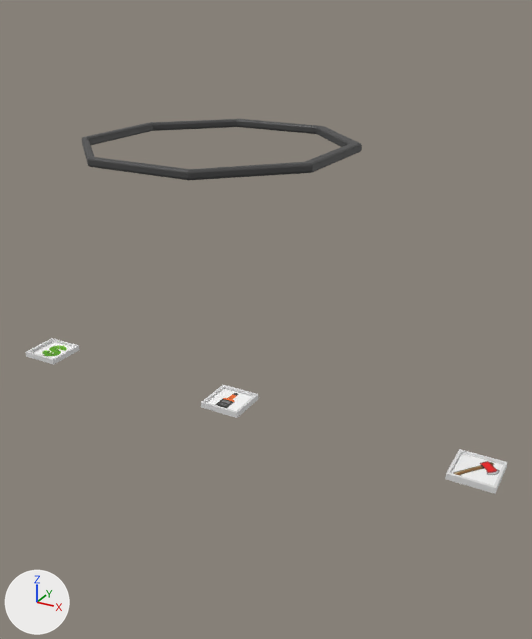
Before and after pictures for a commit that changed the COLLADA model sim_challenges/models/meshes/Myoctagon2.dae.
Rendered twice from a 50 mm lens placed at (6.49, 20.87, 4.45), pointed at (2.84, 27.5, 1.13). Every picture has the same lights, and +X, +Y and +Z are marked at lower left. Where no turn or scale is listed for an object, it has been applied to the vertices.

The older version as bpy lines, for what is in view:
```python
me_hacha = bpy.data.meshes.new('hacha')
me_hacha.from_pydata(...)  # 4 vertices, 2 faces; spans x -0.221..0.221, y -0.225..0.225, z 0.0
me_hacha.materials.append(mat_hacha)  # picture img_hacha_jpg
me_mesa = bpy.data.meshes.new('mesa')
me_mesa.from_pydata(...)  # 16 vertices, 28 faces; spans x -0.247..0.253, y -0.268..0.232, z -0.03..0.04
me_mesa.materials.append(mat_191_191_191)  # light grey #e0e0e0
me_mesa_001 = bpy.data.meshes.new('mesa.001')
me_mesa_001.from_pydata(...)  # 16 vertices, 28 faces; spans x -0.247..0.253, y -0.268..0.232, z -0.03..0.04
me_mesa_001.materials.append(mat_191_191_191_003)  # light grey #e0e0e0
me_mesa_002 = bpy.data.meshes.new('mesa.002')
me_mesa_002.from_pydata(...)  # 16 vertices, 28 faces; spans x -0.247..0.253, y -0.268..0.232, z -0.03..0.04
me_mesa_002.materials.append(mat_191_191_191_004)  # light grey #e0e0e0
me_myoctagonfinal = bpy.data.meshes.new('Myoctagonfinal')
me_myoctagonfinal.from_pydata(...)  # 420 vertices, 840 faces; spans x -0.83..1.88, y -1.33..1.38, z 0.0..0.09
me_myoctagonfinal.materials.append(mat_15_15_15)  # dark grey #454545
ob_hacha = bpy.data.objects.new('hacha', me_hacha)
ob_hacha.location = (5.35, 27.43, 0.01)
ob_mesa = bpy.data.objects.new('mesa', me_mesa)
ob_mesa.location = (-0.43, 27.43, 0.0)
ob_mesa_001 = bpy.data.objects.new('mesa.001', me_mesa_001)
ob_mesa_001.location = (2.39, 27.44, 0.0)
ob_mesa_002 = bpy.data.objects.new('mesa.002', me_mesa_002)
ob_mesa_002.location = (5.34, 27.44, 0.0)
ob_myoctagonfinal = bpy.data.objects.new('Myoctagonfinal', me_myoctagonfinal)
ob_myoctagonfinal.location = (1.84, 27.34, 3.0)
```
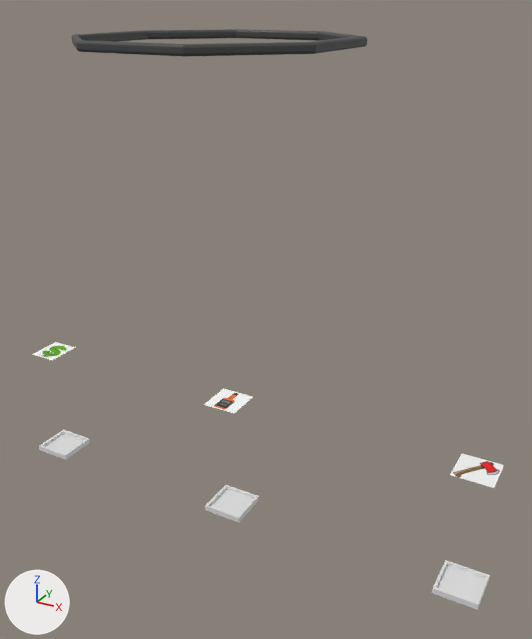
The change, as a diff of the scene's bpy script:
```diff
--- a/sim_challenges/models/meshes/Myoctagon2.dae.py
+++ b/sim_challenges/models/meshes/Myoctagon2.dae.py
@@ ob_mesa_002 @@
 ob_mesa_002 = bpy.data.objects.new('mesa.002', me_mesa_002)
-ob_mesa_002.location = (5.34, 27.44, 0.0)
+ob_mesa_002.location = (5.34, 27.44, -1.5)
@@ ob_mesa_001 @@
 ob_mesa_001 = bpy.data.objects.new('mesa.001', me_mesa_001)
-ob_mesa_001.location = (2.39, 27.44, 0.0)
+ob_mesa_001.location = (2.39, 27.44, -1.5)
@@ ob_mesa @@
 ob_mesa = bpy.data.objects.new('mesa', me_mesa)
-ob_mesa.location = (-0.43, 27.43, 0.0)
+ob_mesa.location = (-0.43, 27.43, -1.5)
@@ ob_myoctagonfinal @@
 ob_myoctagonfinal = bpy.data.objects.new('Myoctagonfinal', me_myoctagonfinal)
-ob_myoctagonfinal.location = (1.84, 27.34, 3.0)
+ob_myoctagonfinal.location = (1.84, 27.34, 4.0)
```

Changed parts and their boxes (x1, y1, x2, y2) in the pictures (532 x 639 px):
'Myoctagonfinal', moved
    before: (82, 119, 362, 180)
    after: (72, 29, 367, 57)
'mesa.002', moved
    before: (445, 449, 507, 494)
    after: (432, 560, 490, 610)
'mesa.001', moved
    before: (201, 385, 258, 418)
    after: (205, 485, 259, 522)
'mesa', moved
    before: (25, 338, 80, 365)
    after: (39, 430, 90, 460)
